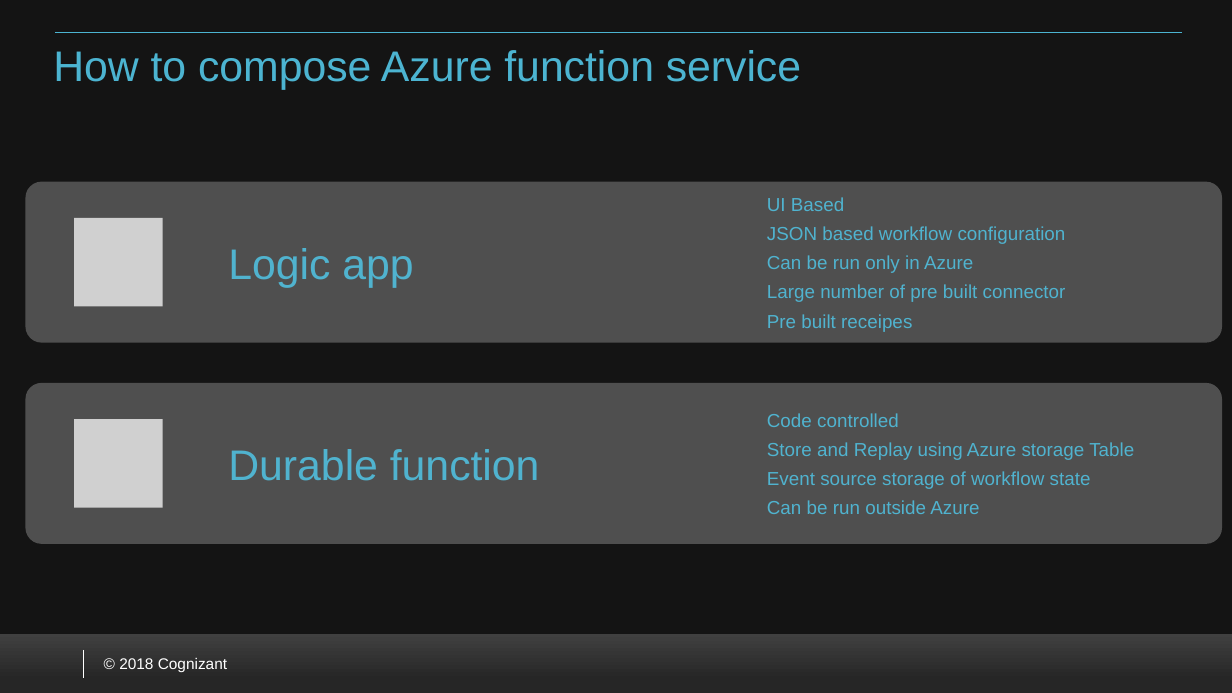
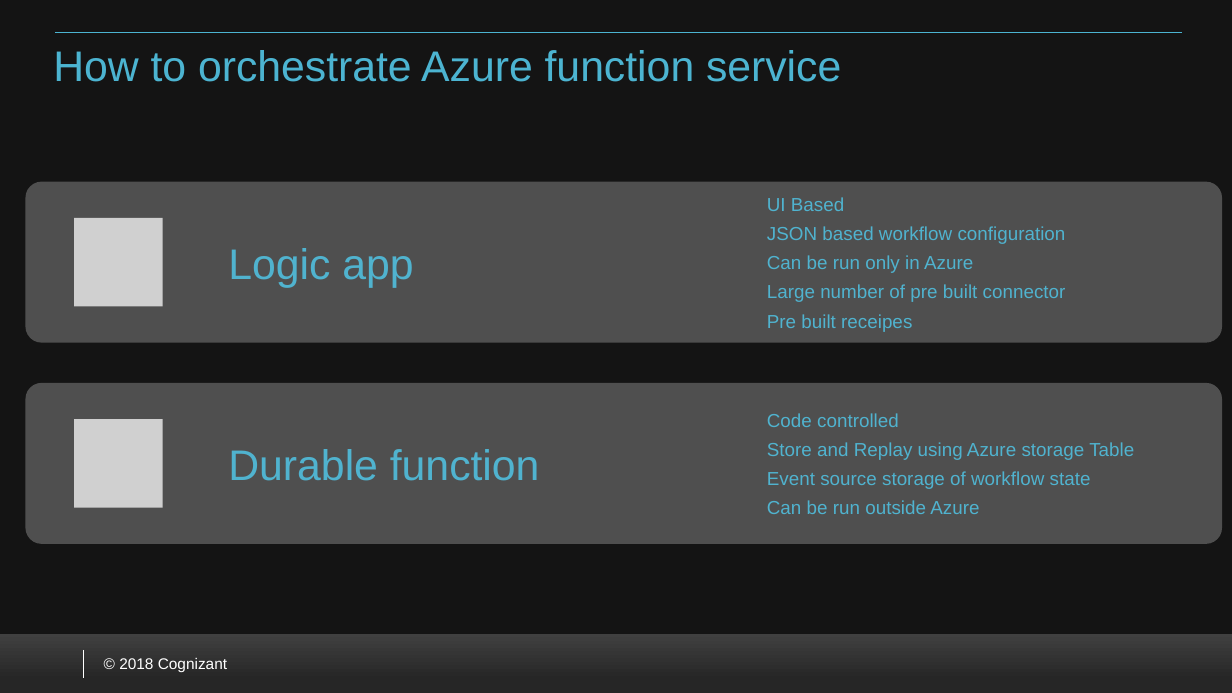
Before and after one commit to VenkateshSrini/MyDocuments, a slide deck: slide 12 of Azurefunction 2.0.pptx. Drawn at 1232x693 pixels with LibreOffice and Linux fonts; fonts in the diff are those of the drawing; grey boxes stand for pictures; background and template pictures are left out. Boxes give left, top, right and bottom in pixels: in the first picture for what was removed or moved away, otherwise in the second. Text is boxed around its words. In the diff, an @@ line names an element or a change of style, - is before the commit and + after.

```diff
--- a/Azurefunction 2.0.pptx
+++ b/Azurefunction 2.0.pptx
@@ title at (x1=53, y1=50, x2=841, y2=82): text changed @@
-How to compose Azure function service
+How to orchestrate Azure function service
```
Also in this commit, not shown: 3 other slides changed.
